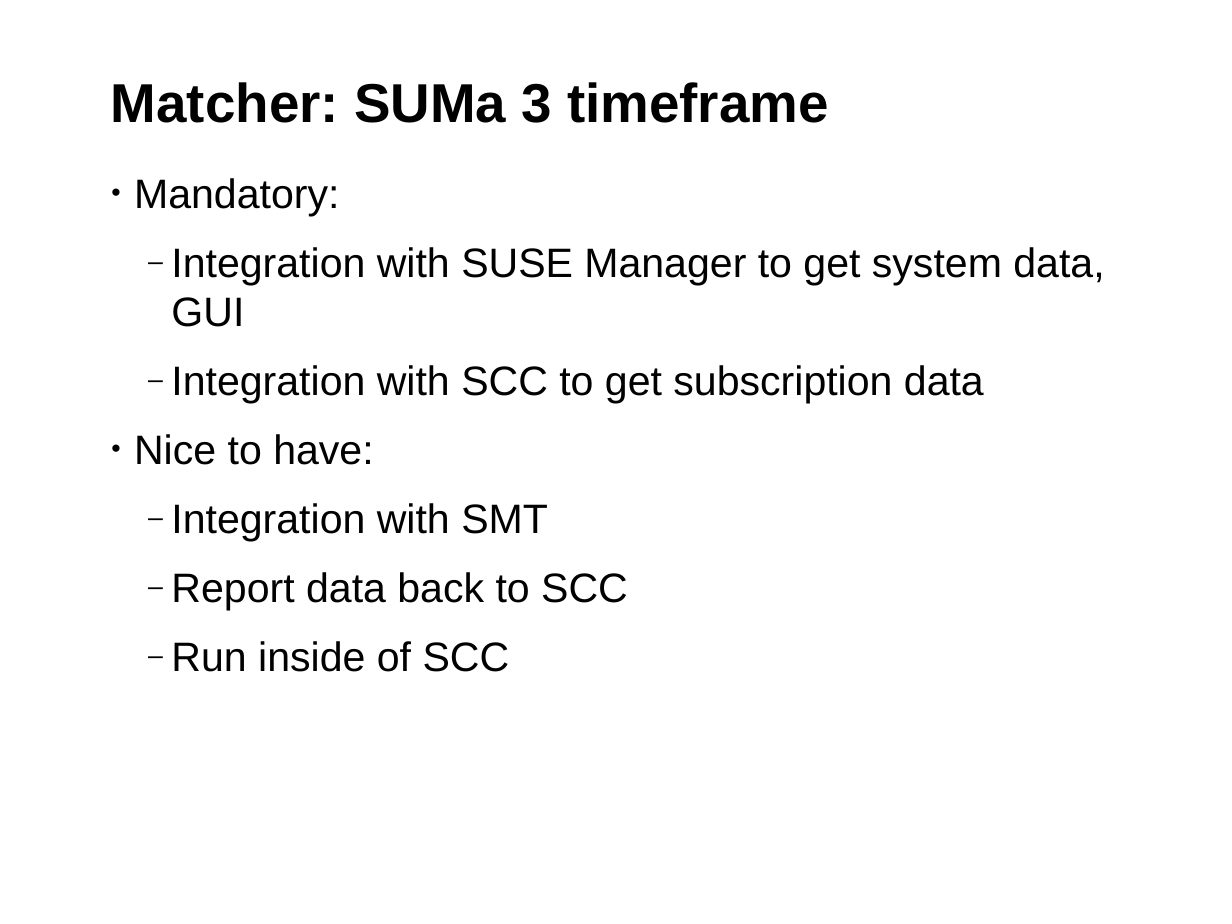
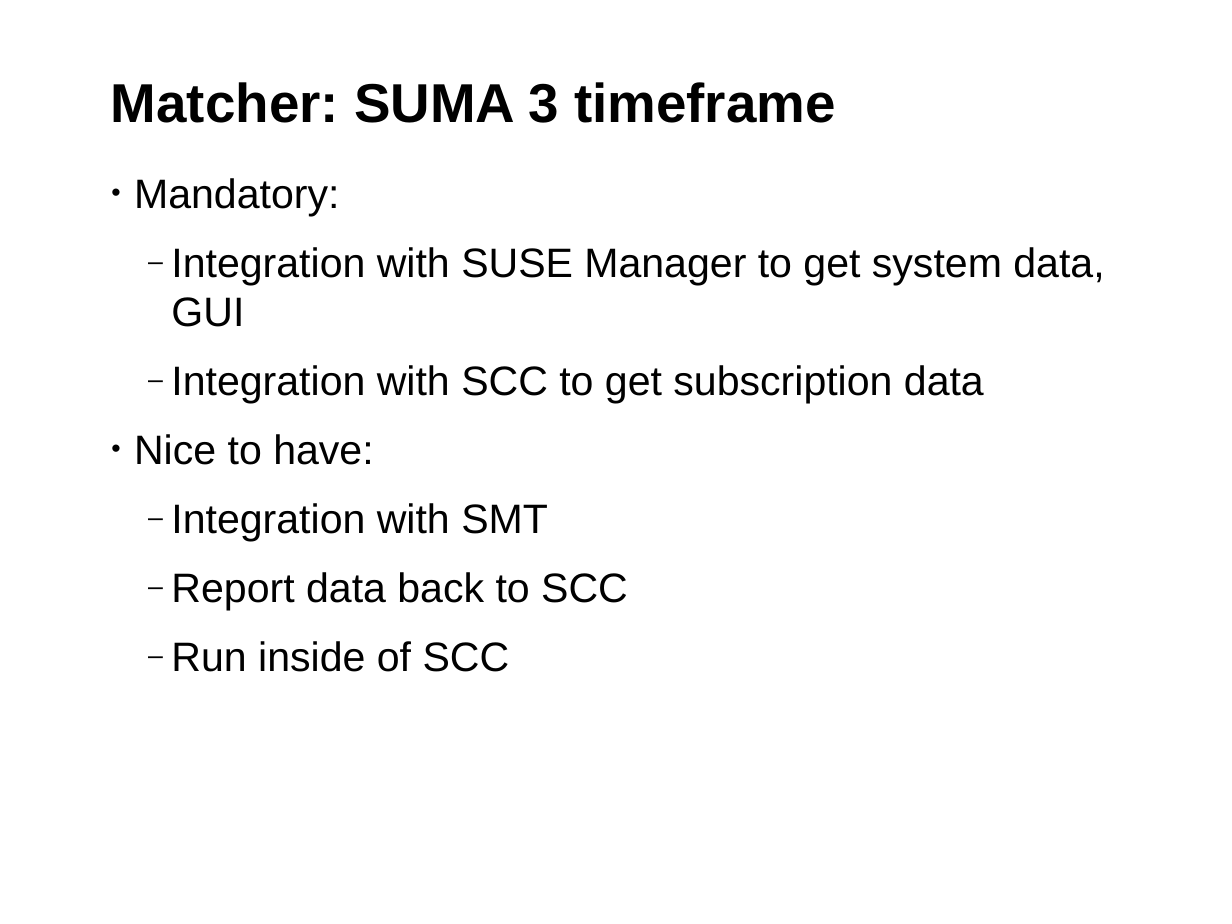
Before and after one commit to hustodemon/subscription-matcher, a slide deck: slide 21 of doc/SubscriptionCounting.odp (slide 19 before the commit). Drawn at 1232x924 pixels with LibreOffice and Linux fonts; fonts in the diff are those of the drawing; background and template pictures are left out. Boxes give left, top, right and bottom in pixels: in the first picture for what was removed or moved away, otherwise in the second. Text is boxed around its words. In the diff, an @@ line names an element or a change of style, - is before the commit and + after.

```diff
--- a/doc/SubscriptionCounting.odp
+++ b/doc/SubscriptionCounting.odp
@@ title at [111,82,836,123]: text changed @@
-Matcher: SUMa 3 timeframe
+Matcher: SUMA 3 timeframe
```
Also in this commit, not shown: 6 other slides changed, 2 slides added.
